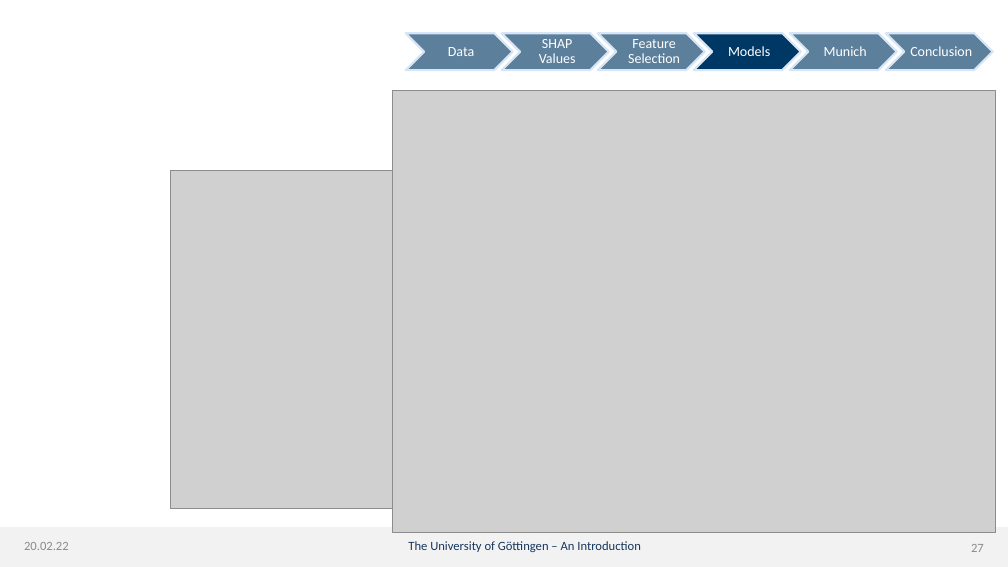
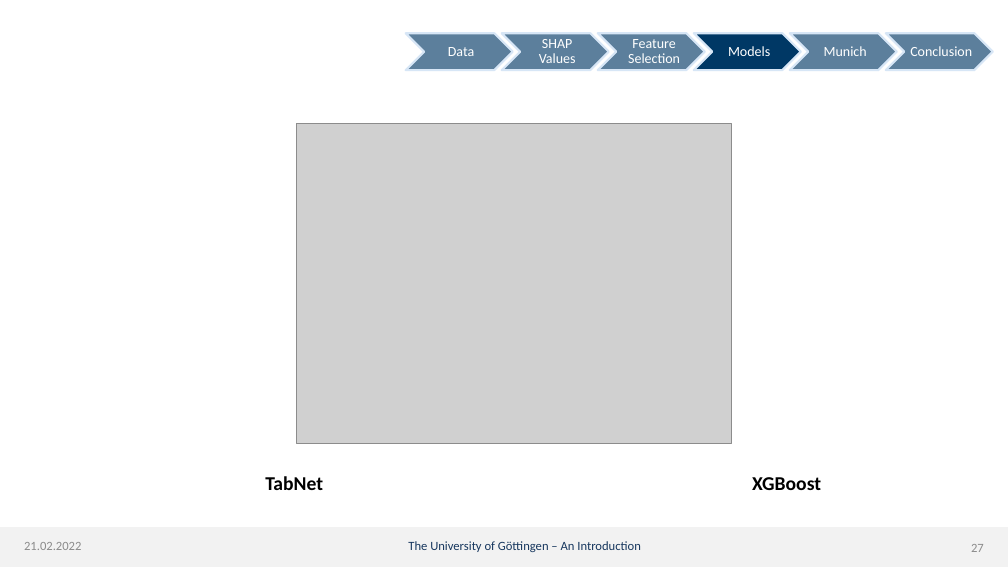
Before and after one commit to dmnk1308/DubAir, a slide deck: slide 27 of Präsi.pptx. Drawn at 1008x567 pixels with LibreOffice and Linux fonts; fonts in the diff are those of the drawing; grey boxes stand for pictures; background and template pictures are left out. Boxes give left, top, right and bottom in pixels: in the first picture for what was removed or moved away, otherwise in the second. Text is boxed around its words. In the diff, an @@ line names an element or a change of style, - is before the commit and + after.

```diff
--- a/Präsi.pptx
+++ b/Präsi.pptx
@@ picture removed at (392, 91, 995, 532) @@
@@ picture: place and size @@
-picture at (170, 170, 766, 508)
+picture at (296, 124, 732, 444)
@@ text added at (265, 476, 323, 490), 14 pt, text #000000, bold @@
+TabNet
@@ text added at (752, 477, 821, 490), 14 pt, text #000000, bold @@
+XGBoost
@@ text at (24, 542, 81, 550): text changed @@
-20.02.22
+21.02.2022
```
Also in this commit, not shown: 32 other slides changed.
